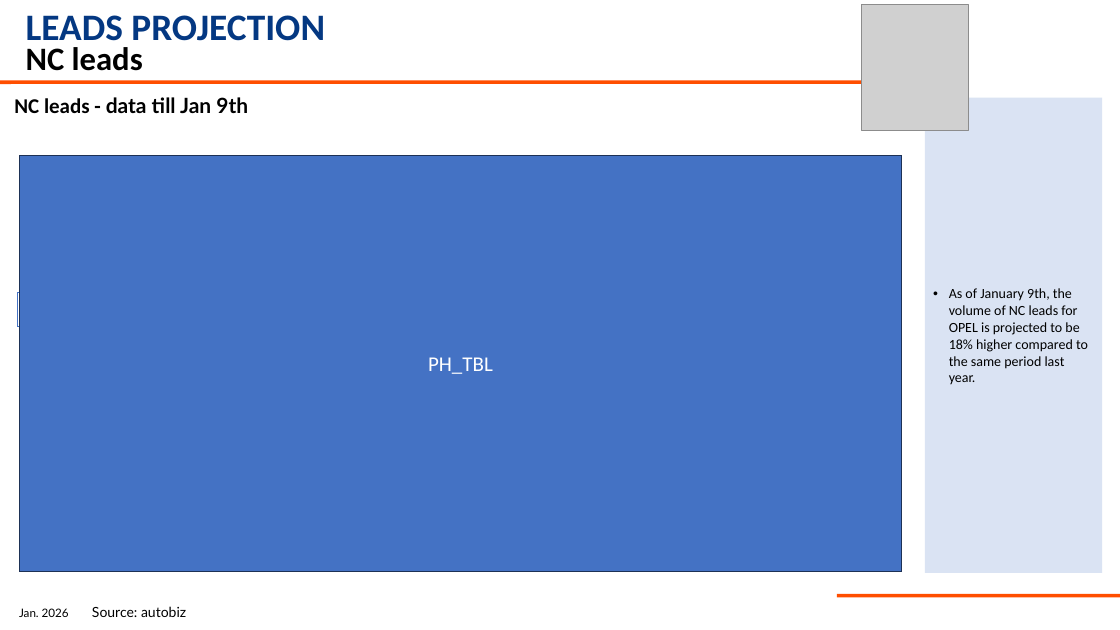
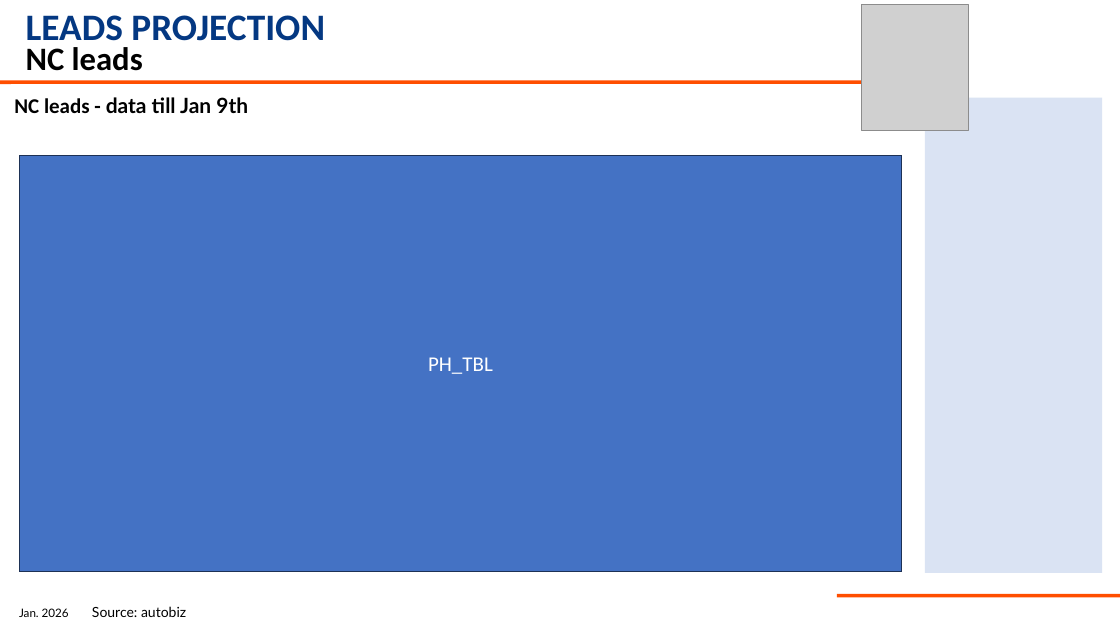
Before and after one commit to SafiatouM/auto-dash, a slide deck: slide 12 of app/FR_Monthly template.pptx. Drawn at 1120x630 pixels with LibreOffice and Linux fonts; fonts in the diff are those of the drawing; grey boxes stand for pictures; background and template pictures are left out. Boxes give left, top, right and bottom in pixels: in the first picture for what was removed or moved away, otherwise in the second. Text is boxed around its words. In the diff, an @@ line names an element or a change of style, - is before the commit and + after.

```diff
--- a/app/FR_Monthly template.pptx
+++ b/app/FR_Monthly template.pptx
@@ rectangle removed at bbox=[18, 293, 898, 327] @@
@@ text in rectangle at bbox=[949, 288, 1088, 385]: text removed @@
-• As of January 9th, the volume of NC leads for OPEL is projected to be 18% higher compared to the same period last year.
```
Also in this commit, not shown: 3 other slides changed, 1 other file.
